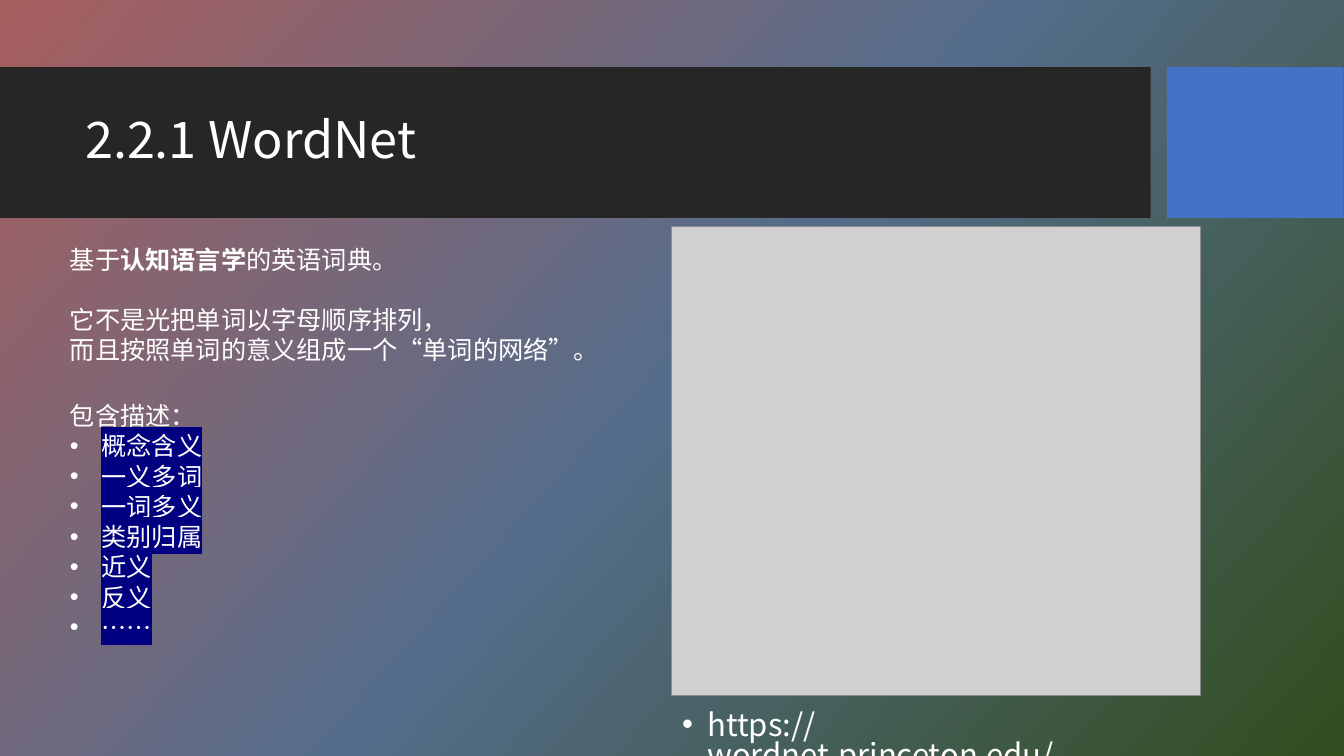
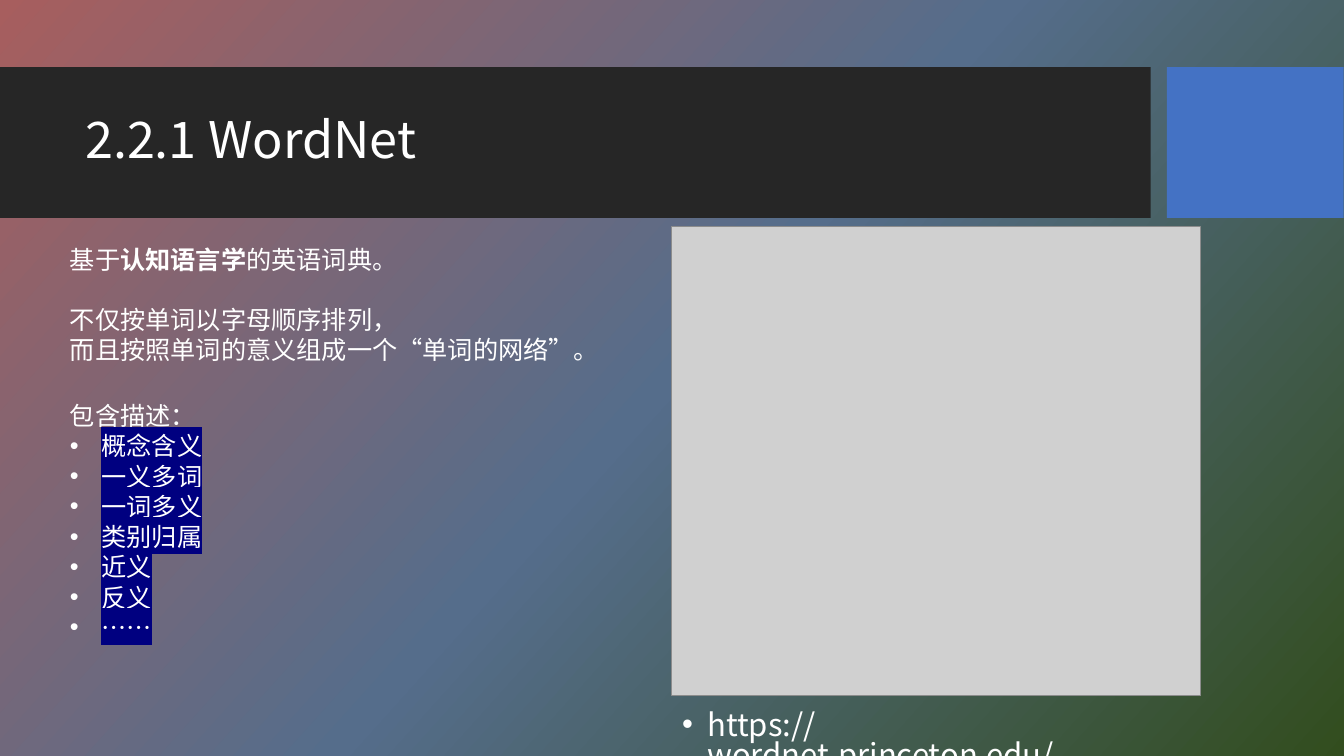
Before and after one commit to HBU/NLP_PPT, a slide deck: slide 17 of PPT-2020/ch02 语料库与词汇知识库.pptx. Drawn at 1344x756 pixels with LibreOffice and Linux fonts; fonts in the diff are those of the drawing; grey boxes stand for pictures; background and template pictures are left out. Boxes give left, top, right and bottom in pixels: in the first picture for what was removed or moved away, otherwise in the second. Text is boxed around its words. In the diff, an @@ line names an element or a change of style, - is before the commit and + after.

```diff
--- a/PPT-2020/ch02 语料库与词汇知识库.pptx
+++ b/PPT-2020/ch02 语料库与词汇知识库.pptx
@@ text at [70,308,398,332]: text changed @@
-它不是光把单词以字母顺序排列，
+不仅按单词以字母顺序排列，
```
Also in this commit, not shown: 5 other slides changed.
